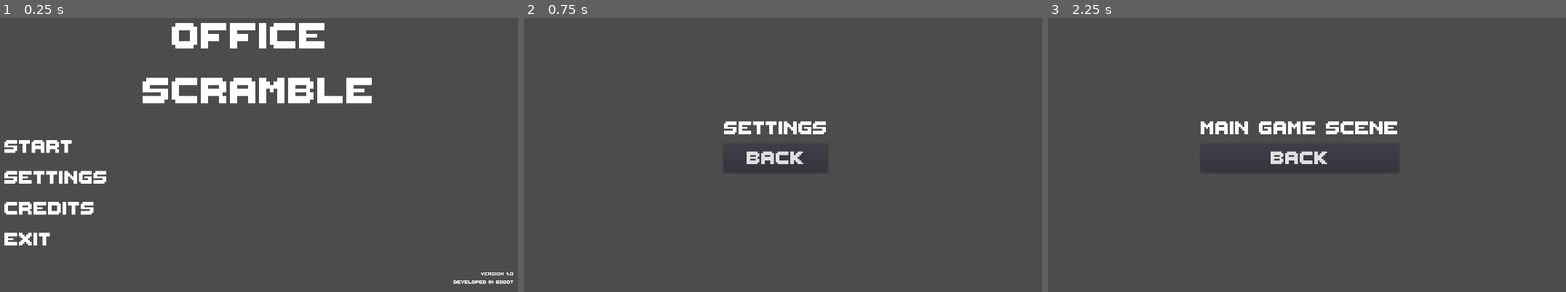
Above: before the commit, frames 1-3 (left to right).
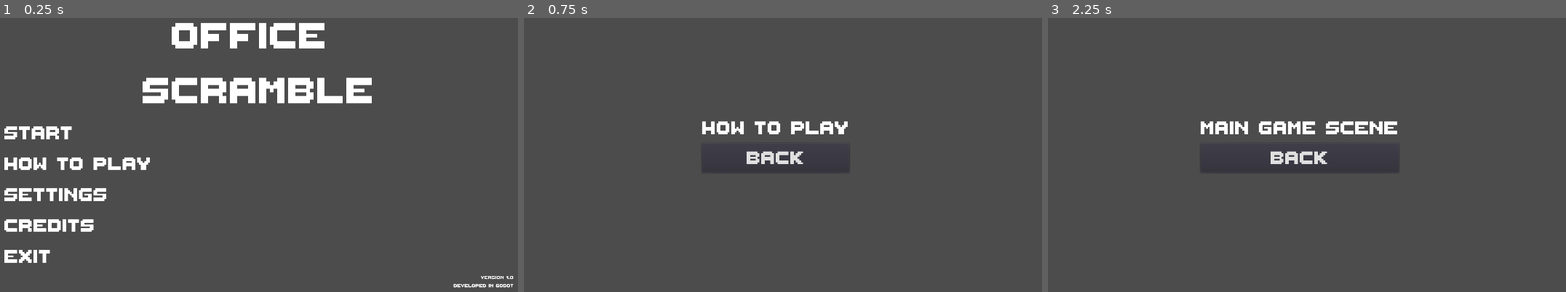
Above: after the commit, the same moments.

Repository: Komogi/Brackeys-GJ6
Game: Godot game, scene res://Scenes/Main Menu.tscn
The game is run twice, just before and just after one commit, with the same random seed, the same clock (stepped at 60 frames per second) and the same inputs.
Inputs (mouse positions are in pixels of both pictures, inside the frame that each line leads up to):
- Up to frame 1 (0.25 s): no input
- Up to frame 2 (0.75 s): click (783, 165) at 0.5 s, where only the run after the commit has a clickable "HOW TO PLAY"
- Up to frame 3 (2.25 s): click "BACK" at 1.25 s; click "START" at 2 s

The runs differ from the first frame. In frame 1, 4.7% of the frame differs, in the area x 0-100%, y 39-99%; in frame 2, 0.7%; in frame 3, nothing differs.

Commit message:
Added HowToPlay Scene

Diff:
--- /dev/null
+++ b/Scenes/HowToPlay.tscn
@@ -0,0 +1,54 @@
+[gd_scene load_steps=5 format=2]
+
+[ext_resource path="res://Fonts/ThaleahFat.tres" type="DynamicFontData" id=1]
+[ext_resource path="res://Scripts/ReturnToMainMenu.gd" type="Script" id=2]
+
+[sub_resource type="DynamicFont" id=1]
+size = 64
+font_data = ExtResource( 1 )
+
+[sub_resource type="DynamicFont" id=2]
+size = 64
+font_data = ExtResource( 1 )
+
+[node name="HowToPlay" type="Control"]
+anchor_right = 1.0
+anchor_bottom = 1.0
+__meta__ = {
+"_edit_use_anchors_": false
+}
+
+[node name="CenterContainer" type="CenterContainer" parent="."]
+anchor_right = 1.0
+anchor_bottom = 1.0
+__meta__ = {
+"_edit_use_anchors_": false
+}
+
+[node name="VBoxContainer" type="VBoxContainer" parent="CenterContainer"]
+margin_left = 478.0
+margin_top = 296.0
+margin_right = 802.0
+margin_bottom = 424.0
+__meta__ = {
+"_edit_use_anchors_": false
+}
+
+[node name="Label" type="Label" parent="CenterContainer/VBoxContainer"]
+margin_right = 324.0
+margin_bottom = 59.0
+custom_fonts/font = SubResource( 1 )
+text = "HOW TO PLAY"
+__meta__ = {
+"_edit_use_anchors_": false
+}
+
+[node name="Button" type="Button" parent="CenterContainer/VBoxContainer"]
+margin_top = 63.0
+margin_right = 324.0
+margin_bottom = 128.0
+custom_fonts/font = SubResource( 2 )
+text = "BACK"
+script = ExtResource( 2 )
+
+[connection signal="pressed" from="CenterContainer/VBoxContainer/Button" to="CenterContainer/VBoxContainer/Button" method="_on_Button_pressed"]
--- a/Scenes/Main Menu.tscn
+++ b/Scenes/Main Menu.tscn
@@ -47,85 +47,100 @@
 [node name="Center Row" type="HBoxContainer" parent="Main Menu"]
 margin_top = 243.0
 margin_right = 1120.0
-margin_bottom = 571.0
+margin_bottom = 579.0
 size_flags_vertical = 3
 
 [node name="Buttons" type="VBoxContainer" parent="Main Menu/Center Row"]
 margin_right = 1120.0
-margin_bottom = 328.0
+margin_bottom = 336.0
 size_flags_horizontal = 3
 size_flags_vertical = 3
 alignment = 1
 
 [node name="Start" type="Button" parent="Main Menu/Center Row/Buttons"]
-margin_top = 30.0
 margin_right = 1120.0
-margin_bottom = 94.0
+margin_bottom = 64.0
 rect_min_size = Vector2( 64, 64 )
 flat = true
 
 [node name="Label" type="Label" parent="Main Menu/Center Row/Buttons/Start"]
 anchor_right = 1.0
 anchor_bottom = 1.0
-custom_fonts/font = SubResource( 3 )
+custom_fonts/font = SubResource( 2 )
 text = "START"
 __meta__ = {
 "_edit_use_anchors_": false
 }
 
+[node name="HowToPlay" type="Button" parent="Main Menu/Center Row/Buttons"]
+margin_top = 68.0
+margin_right = 1120.0
+margin_bottom = 132.0
+rect_min_size = Vector2( 64, 64 )
+flat = true
+
+[node name="Label" type="Label" parent="Main Menu/Center Row/Buttons/HowToPlay"]
+anchor_right = 1.0
+anchor_bottom = 1.0
+custom_fonts/font = SubResource( 2 )
+text = "HOW TO PLAY"
+__meta__ = {
+"_edit_use_anchors_": false
+}
+
 [node name="Settings" type="Button" parent="Main Menu/Center Row/Buttons"]
-margin_top = 98.0
+margin_top = 136.0
 margin_right = 1120.0
-margin_bottom = 162.0
+margin_bottom = 200.0
 rect_min_size = Vector2( 64, 64 )
 flat = true
 
 [node name="Label" type="Label" parent="Main Menu/Center Row/Buttons/Settings"]
 anchor_right = 1.0
 anchor_bottom = 1.0
-custom_fonts/font = SubResource( 3 )
+custom_fonts/font = SubResource( 2 )
 text = "SETTINGS"
 __meta__ = {
 "_edit_use_anchors_": false
 }
 
 [node name="Credits" type="Button" parent="Main Menu/Center Row/Buttons"]
-margin_top = 166.0
+margin_top = 204.0
 margin_right = 1120.0
-margin_bottom = 230.0
+margin_bottom = 268.0
 rect_min_size = Vector2( 64, 64 )
 flat = true
 
 [node name="Label" type="Label" parent="Main Menu/Center Row/Buttons/Credits"]
 anchor_right = 1.0
 anchor_bottom = 1.0
-custom_fonts/font = SubResource( 3 )
+custom_fonts/font = SubResource( 2 )
 text = "CREDITS"
 __meta__ = {
 "_edit_use_anchors_": false
 }
 
 [node name="Exit" type="Button" parent="Main Menu/Center Row/Buttons"]
-margin_top = 234.0
+margin_top = 272.0
 margin_right = 1120.0
-margin_bottom = 298.0
+margin_bottom = 336.0
 rect_min_size = Vector2( 64, 64 )
 flat = true
 
 [node name="Label" type="Label" parent="Main Menu/Center Row/Buttons/Exit"]
 anchor_right = 1.0
 anchor_bottom = 1.0
-custom_fonts/font = SubResource( 3 )
+custom_fonts/font = SubResource( 2 )
 text = "EXIT"
 __meta__ = {
 "_edit_use_anchors_": false
 }
 
 [node name="Version" type="Label" parent="Main Menu"]
-margin_top = 575.0
+margin_top = 583.0
 margin_right = 1120.0
-margin_bottom = 608.0
-custom_fonts/font = SubResource( 4 )
+margin_bottom = 616.0
+custom_fonts/font = SubResource( 3 )
 text = "Version 1.0
 Developed in Godot"
 align = 2
@@ -134,6 +149,7 @@
 visible = false
 
 [connection signal="pressed" from="Main Menu/Center Row/Buttons/Start" to="Main Menu" method="_on_Start_pressed"]
+[connection signal="pressed" from="Main Menu/Center Row/Buttons/HowToPlay" to="Main Menu" method="_on_HowToPlay_pressed"]
 [connection signal="pressed" from="Main Menu/Center Row/Buttons/Settings" to="Main Menu" method="_on_Settings_pressed"]
 [connection signal="pressed" from="Main Menu/Center Row/Buttons/Credits" to="Main Menu" method="_on_Credits_pressed"]
 [connection signal="pressed" from="Main Menu/Center Row/Buttons/Exit" to="Main Menu" method="_on_Exit_pressed"]
--- a/Scripts/Main Menu.gd
+++ b/Scripts/Main Menu.gd
@@ -4,6 +4,9 @@
 
 func _on_Start_pressed() -> void:
 	get_tree().change_scene("res://Scenes/GameScene.tscn")
+
+func _on_HowToPlay_pressed() -> void:
+	get_tree().change_scene("res://Scenes/HowToPlay.tscn")
 
 func _on_Settings_pressed() -> void:
 	get_tree().change_scene("res://Scenes/Settings.tscn")
Not shown: 2 places in Scenes/Main Menu.tscn that only renumber resources
